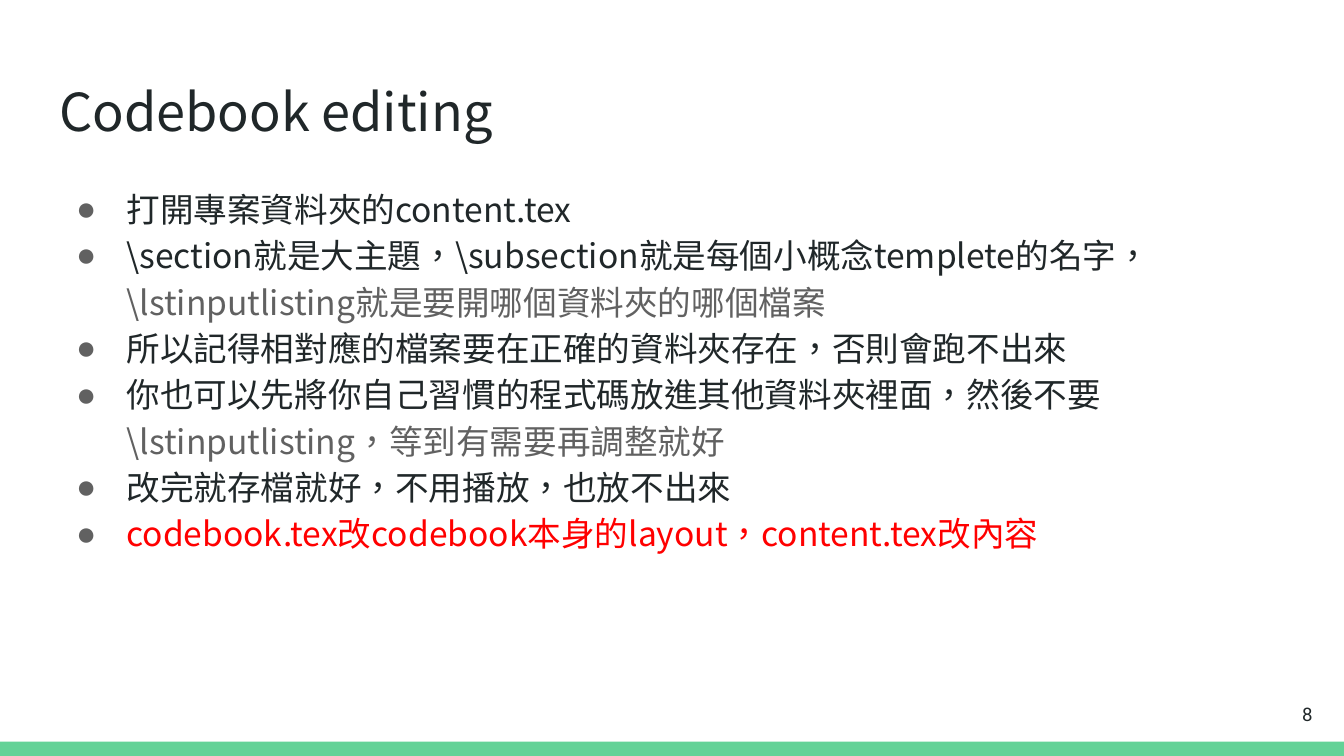
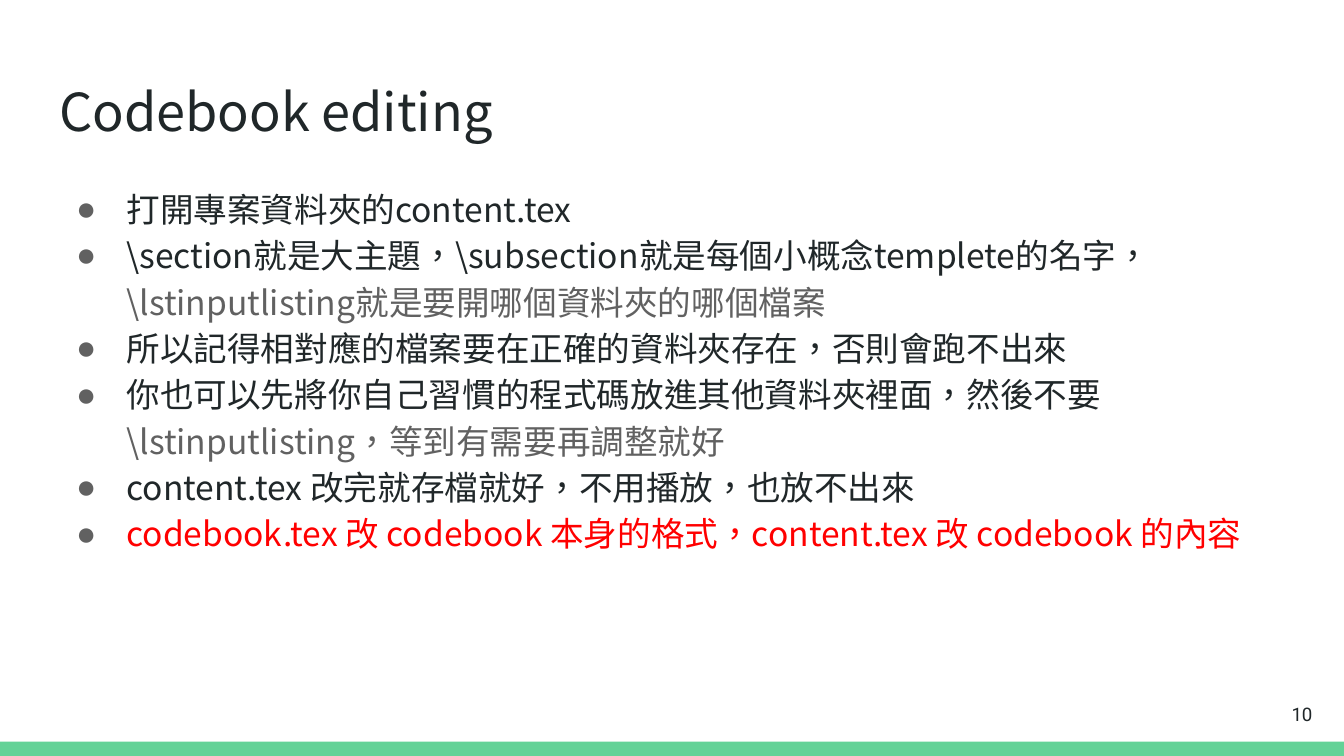
Before and after one commit to huskyhello/NTPU_codebook, a slide deck: slide 10 of codebook_tutorial.pptx (slide 8 before the commit). Drawn at 1344x756 pixels with LibreOffice and Linux fonts; fonts in the diff are those of the drawing. Boxes give left, top, right and bottom in pixels: in the first picture for what was removed or moved away, otherwise in the second. Text is boxed around its words. In the diff, an @@ line names an element or a change of style, - is before the commit and + after.

```diff
--- a/codebook_tutorial.pptx
+++ b/codebook_tutorial.pptx
@@ text at (126,471,1242,549): text changed @@
-● 改完就存檔就好，不用播放，也放不出來
-● codebook.tex改codebook本身的layout，content.tex改內容
+● content.tex 改完就存檔就好，不用播放，也放不出來
+● codebook.tex 改 codebook 本身的格式，content.tex 改 codebook 的內容
@@ page number at (1292,707,1313,721): text changed @@
-8
+10
```
Also in this commit, not shown: 10 other slides changed, 3 slides added, 7 other files.
